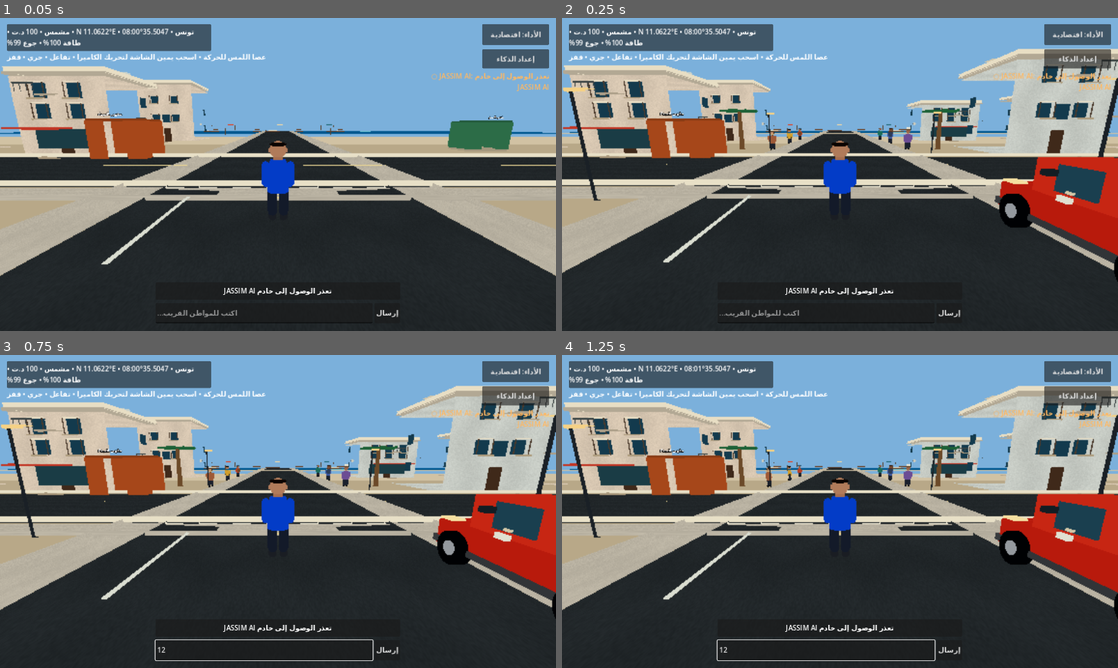
Above: before the commit, frames 1-4 (two rows, left to right).
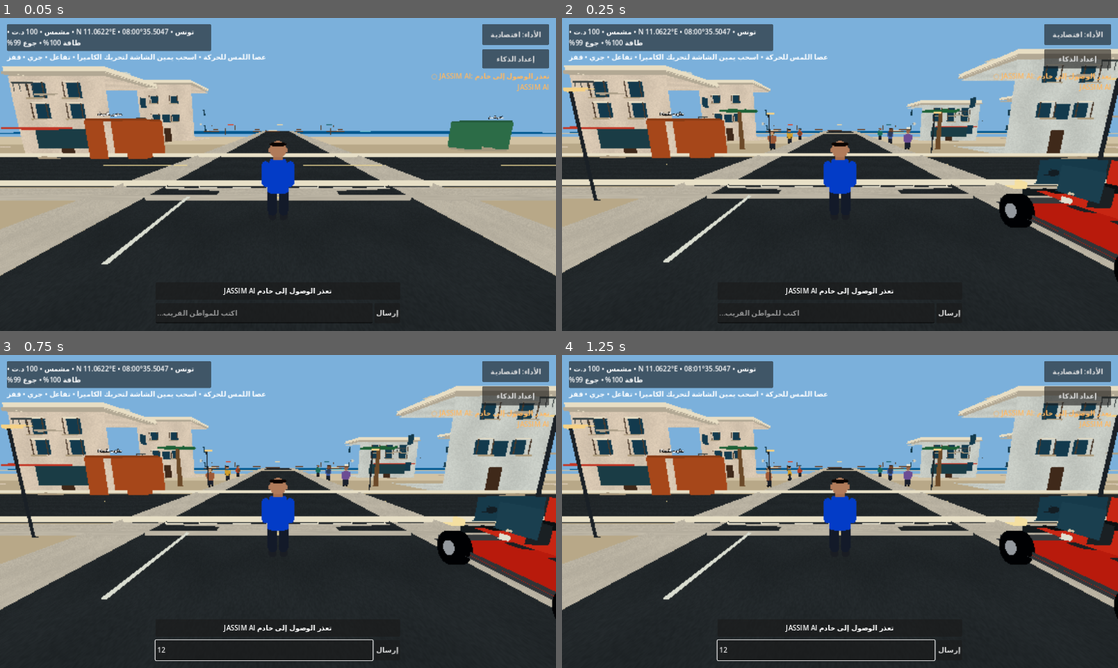
Above: after the commit, the same moments.

Repository: stevennpllk-crypto/REAL-LIFE-MAHDIA
Game: Godot game, scene res://scenes/Main.tscn
Two runs of this game, one before a commit and one after it. Both use one fixed random seed, a clock stepped at 60 frames per second and the inputs below.
Inputs (mouse positions are in pixels of both pictures, inside the frame that each line leads up to):
- Up to frame 1 (0.05 s): no input
- Up to frame 2 (0.25 s): no input
- Up to frame 3 (0.75 s): click (266, 649) at 0.52 s; type "12" at 0.6 s
- Up to frame 4 (1.25 s): no input

Frame 1 is identical in both runs. In frame 2, 1.9% of the frame differs, in the area x 77-100%, y 44-79%; in frame 3, 1.9%; in frame 4, 1.9%.

Commit message:
Replace sharp vehicle body panels with rounded low-poly geometry

Diff:
--- a/scripts/vehicle.gd
+++ b/scripts/vehicle.gd
@@ -10,6 +10,54 @@
 var speed := 0.0
 var steering_input := 0.0
 var wheels: Array[MeshInstance3D] = []
+var rounded_mesh_cache: Dictionary = {}
+
+func _rounded_mesh(size: Vector3) -> ArrayMesh:
+	var key := "%.2f_%.2f_%.2f" % [size.x, size.y, size.z]
+	if rounded_mesh_cache.has(key):
+		return rounded_mesh_cache[key]
+	var half := size * 0.5
+	var bevel := maxf(0.025, minf(minf(size.x, minf(size.y, size.z)) * 0.16, 0.14))
+	var faces := [
+		[Vector3.RIGHT, Vector3.UP, Vector3.BACK],
+		[Vector3.LEFT, Vector3.UP, Vector3.FORWARD],
+		[Vector3.UP, Vector3.BACK, Vector3.RIGHT],
+		[Vector3.DOWN, Vector3.BACK, Vector3.LEFT],
+		[Vector3.FORWARD, Vector3.RIGHT, Vector3.UP],
+		[Vector3.BACK, Vector3.LEFT, Vector3.UP]
+	]
+	var surface := SurfaceTool.new()
+	surface.begin(Mesh.PRIMITIVE_TRIANGLES)
+	var divisions := 3
+	for face in faces:
+		var normal: Vector3 = face[0]
+		var axis_u: Vector3 = face[1]
+		var axis_v: Vector3 = face[2]
+		var hu := half.y if absf(axis_u.y) > 0.5 else half.x if absf(axis_u.x) > 0.5 else half.z
+		var hv := half.y if absf(axis_v.y) > 0.5 else half.x if absf(axis_v.x) > 0.5 else half.z
+		var grid: Array = []
+		for y in range(divisions + 1):
+			var line: Array = []
+			for x in range(divisions + 1):
+				var extent := half.x if absf(normal.x) > 0.5 else half.y if absf(normal.y) > 0.5 else half.z
+				var raw := normal * extent + axis_u * lerpf(-hu, hu, float(x) / divisions) + axis_v * lerpf(-hv, hv, float(y) / divisions)
+				var inner := Vector3(clampf(raw.x, -half.x + bevel, half.x - bevel), clampf(raw.y, -half.y + bevel, half.y - bevel), clampf(raw.z, -half.z + bevel, half.z - bevel))
+				var delta := raw - inner
+				var vertex_normal := delta.normalized() if delta.length_squared() > 0.00001 else normal
+				line.append([inner + vertex_normal * bevel, vertex_normal])
+			grid.append(line)
+		for y in range(divisions):
+			for x in range(divisions):
+				var p00: Array = grid[y][x]
+				var p10: Array = grid[y][x + 1]
+				var p11: Array = grid[y + 1][x + 1]
+				var p01: Array = grid[y + 1][x]
+				for point in [p00, p10, p11, p00, p11, p01]:
+					surface.set_normal(point[1])
+					surface.add_vertex(point[0])
+	var mesh := surface.commit()
+	rounded_mesh_cache[key] = mesh
+	return mesh
 
 func _ready() -> void:
 	if build_visuals:
@@ -31,9 +79,7 @@
 
 func _box(size: Vector3, pos: Vector3, color: Color, metallic := 0.0) -> MeshInstance3D:
 	var item := MeshInstance3D.new()
-	var mesh := BoxMesh.new()
-	mesh.size = size
-	item.mesh = mesh
+	item.mesh = _rounded_mesh(size)
 	item.position = pos
 	item.material_override = _mat(color, metallic)
 	add_child(item)
